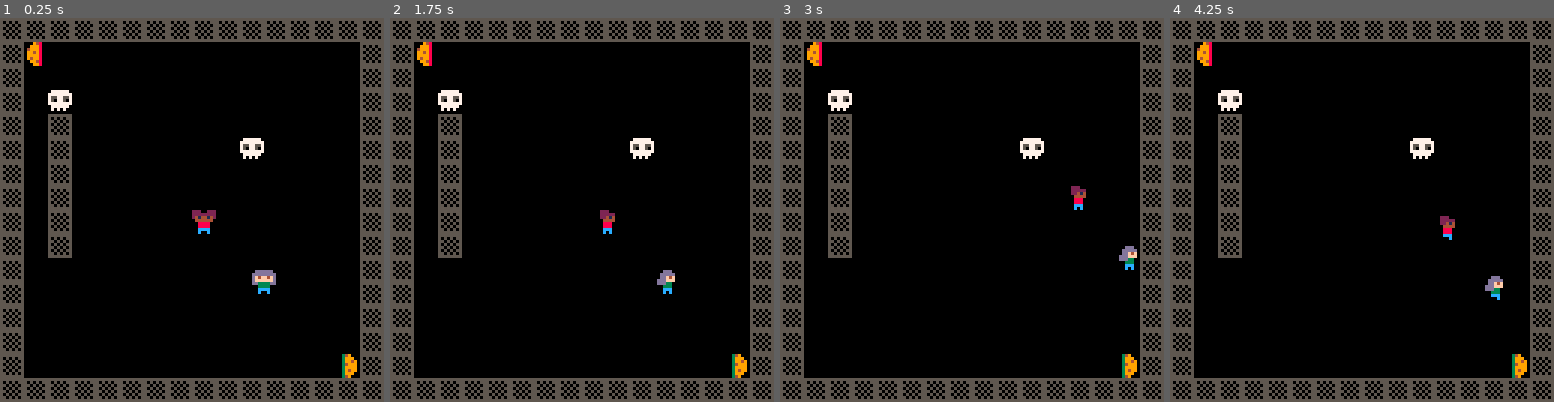
Above: before the commit, frames 1-4 (left to right).
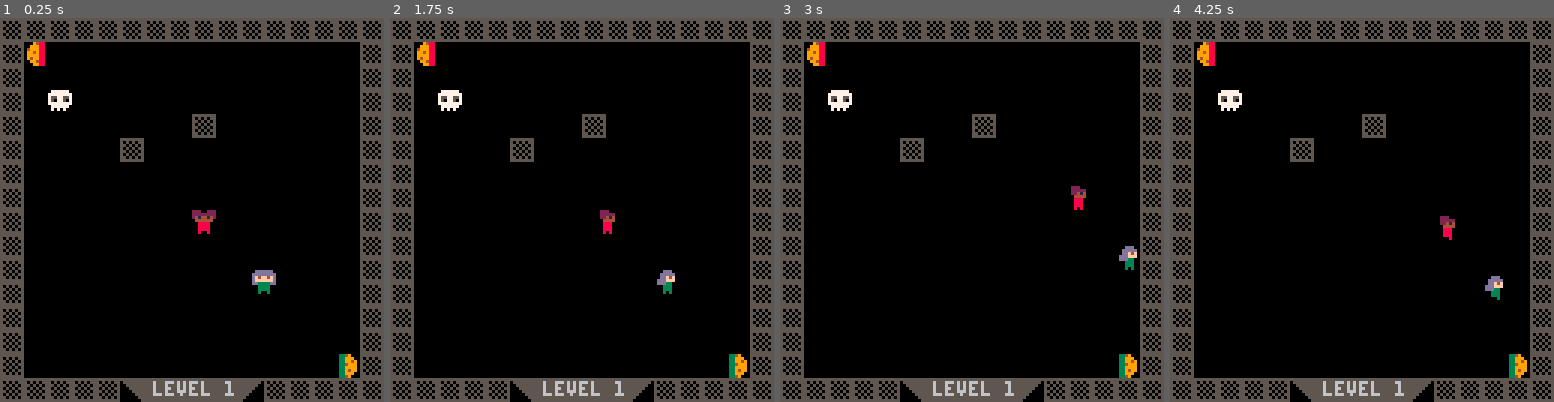
Above: after the commit, the same moments.

Repository: julietteO/pico-8-games
Game: PICO-8 cartridge cookielove.p8
Same seed, same stepped clock (60 frames per second), same inputs: the game is played once before the commit and once after it.
Inputs:
- Up to frame 1 (0.25 s): no input
- Up to frame 2 (1.75 s): hold Right from 1.6 s (still down)
- Up to frame 3 (3 s): release Right at 2.1 s; hold Up 2.15-2.42 s; hold Right from 2.47 s (still down)
- Up to frame 4 (4.25 s): release Right at 3.03 s; hold Left 3.08-3.58 s; hold Down 3.63-3.97 s; hold Right from 4.02 s (still down)

The runs differ from the first frame. In frame 1, 3.7% of the frame differs, in the area x 10-90%, y 6-100%; in frame 2, 3.7%; in frame 3, 3.7%; in frame 4, 3.7%.

Commit message:
Update sfx, level display

Diff:
--- a/cookielove.p8
+++ b/cookielove.p8
@@ -50,8 +50,8 @@
 sounds={
 	blocked=0,
 	picked=1,
-	lose=3,
-	win=4
+	lose=2,
+	win=3
 }
 
 tags={
@@ -71,9 +71,22 @@
 		c2y=112,
 		mapx=0,
 		mapy=0
+	},
+	{
+		p1x=64,
+		p1y=64,
+		p2x=84,
+		p2y=84,
+		c1x=8,
+		c1y=8,
+		c2x=112,
+		c2y=112,
+		mapx=0,
+		mapy=0
 	}
 }
 
+nblevels=2
 currentlevel=1
 soundblocked=0
 
@@ -93,11 +106,12 @@
 
 function _draw()
 	cls()
- 	mapdraw(levels[currentlevel].mapx, levels[currentlevel].mapy, 0, 0, 16, 16)
+ mapdraw(levels[currentlevel].mapx, levels[currentlevel].mapy, 0, 0, 16, 16)
 	spr(p1.sprites[p1.direction+1][p1.sprite_step],p1.x,p1.y)
 	spr(p2.sprites[p2.direction+1][p2.sprite_step],p2.x,p2.y)
 	spr(c1.sprite, c1.x, c1.y);
 	spr(c2.sprite, c2.x, c2.y);
+	draw_level()
 end
 
 function move_player(p)
@@ -180,7 +194,9 @@
 		and abs(c1.y-c2.y) < 8 then
 		-- victory
 		sfx(sounds.win)
-		-- currentlevel+=1
+		if currentlevel < nblevels then
+	 	currentlevel+=1
+		end
 		reset_level()
 	end
 end
@@ -208,6 +224,10 @@
 	soundblocked=0
 end
 
+function draw_level()
+	print("level "..currentlevel,51,121)
+end
+
 function coll_sqr(x1, y1, x2, y2)
 	if abs(x1-x2) < 8
 		and abs(y1-y2) < 8 then
@@ -358,168 +378,168 @@
 
 
 __gff__
-0000000000000000000000000000000000000000000000000000000000000000000000000000000000000000000000000000000000000000000000000000000001020000000000000000000000000000000000000000000000000000000000000000000000000000000000000000000000000000000000000000000000000000
+0000000000000000000000000000000000000000000000000000000000000000000000000000000000000000000000000000000000000000000000000000000001020000000000000000000000000000010101000000000000000000000000000000000000000000000000000000000000000000000000000000000000000000
 0000000000000000000000000000000000000000000000000000000000000000000000000000000000000000000000000000000000000000000000000000000000000000000000000000000000000000000000000000000000000000000000000000000000000000000000000000000000000000000000000000000000000000
 __map__
 4040404040404040404040404040404000000000000000000000000000000000000000000000000000000000000000000000000000000000000000000000000000000000000000000000000000000000000000000000000000000000000000000000000000000000000000000000000000000000000000000000000000000000
 4000000000000000000000000000004000000000000000000000000000000000000000000000000000000000000000000000000000000000000000000000000000000000000000000000000000000000000000000000000000000000000000000000000000000000000000000000000000000000000000000000000000000000
-4000000000000000000000000000004000000000000000000000000000000000000000000000000000000000000000000000000000000000000000000000000000000000000000000000000000000000000000000000000000000000000000000000000000000000000000000000000000000000000000000000000000000000
-4050415050505050505050505050504000000000000000000000000000000000000000000000000000000000000000000000000000000000000000000000000000000000000000000000000000000000000000000000000000000000000000000000000000000000000000000000000000000000000000000000000000000000
-4050405050505050505050505050504000000000000000000000000000000000000000000000000000000000000000000000000000000000000000000000000000000000000000000000000000000000000000000000000000000000000000000000000000000000000000000000000000000000000000000000000000000000
-4050405050505050505041505050504000000000000000000000000000000000000000000000000000000000000000000000000000000000000000000000000000000000000000000000000000000000000000000000000000000000000000000000000000000000000000000000000000000000000000000000000000000000
-4050405050505050505050505050504000000000000000000000000000000000000000000000000000000000000000000000000000000000000000000000000000000000000000000000000000000000000000000000000000000000000000000000000000000000000000000000000000000000000000000000000000000000
-4050405050505050505050505050504000000000000000000000000000000000000000000000000000000000000000000000000000000000000000000000000000000000000000000000000000000000000000000000000000000000000000000000000000000000000000000000000000000000000000000000000000000000
-4050405050505050505050505050504000000000000000000000000000000000000000000000000000000000000000000000000000000000000000000000000000000000000000000000000000000000000000000000000000000000000000000000000000000000000000000000000000000000000000000000000000000000
-4050405050505050505050505050504000000000000000000000000000000000000000000000000000000000000000000000000000000000000000000000000000000000000000000000000000000000000000000000000000000000000000000000000000000000000000000000000000000000000000000000000000000000
-4050505050505050505050505050504000000000000000000000000000000000000000000000000000000000000000000000000000000000000000000000000000000000000000000000000000000000000000000000000000000000000000000000000000000000000000000000000000000000000000000000000000000000
-4050505050505050505050505050504000000000000000000000000000000000000000000000000000000000000000000000000000000000000000000000000000000000000000000000000000000000000000000000000000000000000000000000000000000000000000000000000000000000000000000000000000000000
+4000000000420000000000000000004000000000000000000000000000000000000000000000000000000000000000000000000000000000000000000000000000000000000000000000000000000000000000000000000000000000000000000000000000000000000000000000000000000000000000000000000000000000
+4042414242424242424242424242424000000000000000000000000000000000000000000000000000000000000000000000000000000000000000000000000000000000000000000000000000000000000000000000000000000000000000000000000000000000000000000000000000000000000000000000000000000000
+4042424242424242404242424242424000000000000000000000000000000000000000000000000000000000000000000000000000000000000000000000000000000000000000000000000000000000000000000000000000000000000000000000000000000000000000000000000000000000000000000000000000000000
+4042424242404242424242424242424000000000000000000000000000000000000000000000000000000000000000000000000000000000000000000000000000000000000000000000000000000000000000000000000000000000000000000000000000000000000000000000000000000000000000000000000000000000
+4042424242424242424242424242424000000000000000000000000000000000000000000000000000000000000000000000000000000000000000000000000000000000000000000000000000000000000000000000000000000000000000000000000000000000000000000000000000000000000000000000000000000000
+4042424242424242424242424242424000000000000000000000000000000000000000000000000000000000000000000000000000000000000000000000000000000000000000000000000000000000000000000000000000000000000000000000000000000000000000000000000000000000000000000000000000000000
+4054424242424242424242424242424000000000000000000000000000000000000000000000000000000000000000000000000000000000000000000000000000000000000000000000000000000000000000000000000000000000000000000000000000000000000000000000000000000000000000000000000000000000
+4022222222222222222222222222544000000000000000000000000000000000000000000000000000000000000000000000000000000000000000000000000000000000000000000000000000000000000000000000000000000000000000000000000000000000000000000000000000000000000000000000000000000000
+4022222222222222222222222222544000000000000000000000000000000000000000000000000000000000000000000000000000000000000000000000000000000000000000000000000000000000000000000000000000000000000000000000000000000000000000000000000000000000000000000000000000000000
+4022222222222222222222222222224000000000000000000000000000000000000000000000000000000000000000000000000000000000000000000000000000000000000000000000000000000000000000000000000000000000000000000000000000000000000000000000000000000000000000000000000000000000
+4022222200000000000022220000004000000000000000000000000000000000000000000000000000000000000000000000000000000000000000000000000000000000000000000000000000000000000000000000000000000000000000000000000000000000000000000000000000000000000000000000000000000000
 4000000000000000000000000000004000000000000000000000000000000000000000000000000000000000000000000000000000000000000000000000000000000000000000000000000000000000000000000000000000000000000000000000000000000000000000000000000000000000000000000000000000000000
 4000000000000000000000000000004000000000000000000000000000000000000000000000000000000000000000000000000000000000000000000000000000000000000000000000000000000000000000000000000000000000000000000000000000000000000000000000000000000000000000000000000000000000
-4000000000000000000000000000004000000000000000000000000000000000000000000000000000000000000000000000000000000000000000000000000000000000000000000000000000000000000000000000000000000000000000000000000000000000000000000000000000000000000000000000000000000000
-4040404040404040404040404040404000000000000000000000000000000000000000000000000000000000000000000000000000000000000000000000000000000000000000000000000000000000000000000000000000000000000000000000000000000000000000000000000000000000000000000000000000000000
-0000000000000000000000000000000000000000000000000000000000000000000000000000000000000000000000000000000000000000000000000000000000000000000000000000000000000000000000000000000000000000000000000000000000000000000000000000000000000000000000000000000000000000
-0000000000000000000000000000000000000000000000000000000000000000000000000000000000000000000000000000000000000000000000000000000000000000000000000000000000000000000000000000000000000000000000000000000000000000000000000000000000000000000000000000000000000000
-0000000000000000000000000000000000000000000000000000000000000000000000000000000000000000000000000000000000000000000000000000000000000000000000000000000000000000000000000000000000000000000000000000000000000000000000000000000000000000000000000000000000000000
-0000000000000000000000000000000000000000000000000000000000000000000000000000000000000000000000000000000000000000000000000000000000000000000000000000000000000000000000000000000000000000000000000000000000000000000000000000000000000000000000000000000000000000
-0000000000000000000000000000000000000000000000000000000000000000000000000000000000000000000000000000000000000000000000000000000000000000000000000000000000000000000000000000000000000000000000000000000000000000000000000000000000000000000000000000000000000000
-0000000000000000000000000000000000000000000000000000000000000000000000000000000000000000000000000000000000000000000000000000000000000000000000000000000000000000000000000000000000000000000000000000000000000000000000000000000000000000000000000000000000000000
-0000000000000000000000000000000000000000000000000000000000000000000000000000000000000000000000000000000000000000000000000000000000000000000000000000000000000000000000000000000000000000000000000000000000000000000000000000000000000000000000000000000000000000
-0000000000000000000000000000000000000000000000000000000000000000000000000000000000000000000000000000000000000000000000000000000000000000000000000000000000000000000000000000000000000000000000000000000000000000000000000000000000000000000000000000000000000000
-0000000000000000000000000000000000000000000000000000000000000000000000000000000000000000000000000000000000000000000000000000000000000000000000000000000000000000000000000000000000000000000000000000000000000000000000000000000000000000000000000000000000000000
-0000000000000000000000000000000000000000000000000000000000000000000000000000000000000000000000000000000000000000000000000000000000000000000000000000000000000000000000000000000000000000000000000000000000000000000000000000000000000000000000000000000000000000
-0000000000000000000000000000000000000000000000000000000000000000000000000000000000000000000000000000000000000000000000000000000000000000000000000000000000000000000000000000000000000000000000000000000000000000000000000000000000000000000000000000000000000000
-0000000000000000000000000000000000000000000000000000000000000000000000000000000000000000000000000000000000000000000000000000000000000000000000000000000000000000000000000000000000000000000000000000000000000000000000000000000000000000000000000000000000000000
-0000000000000000000000000000000000000000000000000000000000000000000000000000000000000000000000000000000000000000000000000000000000000000000000000000000000000000000000000000000000000000000000000000000000000000000000000000000000000000000000000000000000000000
-0000000000000000000000000000000000000000000000000000000000000000000000000000000000000000000000000000000000000000000000000000000000000000000000000000000000000000000000000000000000000000000000000000000000000000000000000000000000000000000000000000000000000000
-0000000000000000000000000000000000000000000000000000000000000000000000000000000000000000000000000000000000000000000000000000000000000000000000000000000000000000000000000000000000000000000000000000000000000000000000000000000000000000000000000000000000000000
-0000000000000000000000000000000000000000000000000000000000000000000000000000000000000000000000000000000000000000000000000000000000000000000000000000000000000000000000000000000000000000000000000000000000000000000000000000000000000000000000000000000000000000
-…(130 lines of a section not shown)…
+4040404040525050505051404040404000000000000000000000000000000000000000000000000000000000000000000000000000000000000000000000000000000000000000000000000000000000000000000000000000000000000000000000000000000000000000000000000000000000000000000000000000000000
+0000000000000000005000000000000000000000000000000000000000000000000000000000000000000000000000000000000000000000000000000000000000000000000000000000000000000000000000000000000000000000000000000000000000000000000000000000000000000000000000000000000000000000
+0000000000000000000000000000000000000000000000000000000000000000000000000000000000000000000000000000000000000000000000000000000000000000000000000000000000000000000000000000000000000000000000000000000000000000000000000000000000000000000000000000000000000000
+0000000000000000000000000000000000000000000000000000000000000000000000000000000000000000000000000000000000000000000000000000000000000000000000000000000000000000000000000000000000000000000000000000000000000000000000000000000000000000000000000000000000000000
+0000000000000000000000000000000000000000000000000000000000000000000000000000000000000000000000000000000000000000000000000000000000000000000000000000000000000000000000000000000000000000000000000000000000000000000000000000000000000000000000000000000000000000
+0000000000000000000000000000000000000000000000000000000000000000000000000000000000000000000000000000000000000000000000000000000000000000000000000000000000000000000000000000000000000000000000000000000000000000000000000000000000000000000000000000000000000000
+0000000000000000000000000000000000000000000000000000000000000000000000000000000000000000000000000000000000000000000000000000000000000000000000000000000000000000000000000000000000000000000000000000000000000000000000000000000000000000000000000000000000000000
+0000000000000000000000000000000000000000000000000000000000000000000000000000000000000000000000000000000000000000000000000000000000000000000000000000000000000000000000000000000000000000000000000000000000000000000000000000000000000000000000000000000000000000
+0000000000000000000000000000000000000000000000000000000000000000000000000000000000000000000000000000000000000000000000000000000000000000000000000000000000000000000000000000000000000000000000000000000000000000000000000000000000000000000000000000000000000000
+0000000000000000000000000000000000000000000000000000000000000000000000000000000000000000000000000000000000000000000000000000000000000000000000000000000000000000000000000000000000000000000000000000000000000000000000000000000000000000000000000000000000000000
+0000000000000000000000000000000000000000000000000000000000000000000000000000000000000000000000000000000000000000000000000000000000000000000000000000000000000000000000000000000000000000000000000000000000000000000000000000000000000000000000000000000000000000
+0000000000000000000000000000000000000000000000000000000000000000000000000000000000000000000000000000000000000000000000000000000000000000000000000000000000000000000000000000000000000000000000000000000000000000000000000000000000000000000000000000000000000000
+0000000000000000000000000000000000000000000000000000000000000000000000000000000000000000000000000000000000000000000000000000000000000000000000000000000000000000000000000000000000000000000000000000000000000000000000000000000000000000000000000000000000000000
+0000000000000000000000000000000000000000000000000000000000000000000000000000000000000000000000000000000000000000000000000000000000000000000000000000000000000000000000000000000000000000000000000000000000000000000000000000000000000000000000000000000000000000
+0000000000000000000000000000000000000000000000000000000000000000000000000000000000000000000000000000000000000000000000000000000000000000000000000000000000000000000000000000000000000000000000000000000000000000000000000000000000000000000000000000000000000000
+0000000000000000000000000000000000000000000000000000000000000000000000000000000000000000000000000000000000000000000000000000000000000000000000000000000000000000000000000000000000000000000000000000000000000000000000000000000000000000000000000000000000000000
+0000000000000000000000000000000000000000000000000000000000000000000000000000000000000000000000000000000000000000000000000000000000000000000000000000000000000000000000000000000000000000000000000000000000000000000000000000000000000000000000000000000000000000
+…(130 lines of a section not shown)…
Not shown, changed: 20 lines of the sprite sheet (__gfx__) section of cookielove.p8
Not shown, changed: the sound effects (__sfx__) section of cookielove.p8
